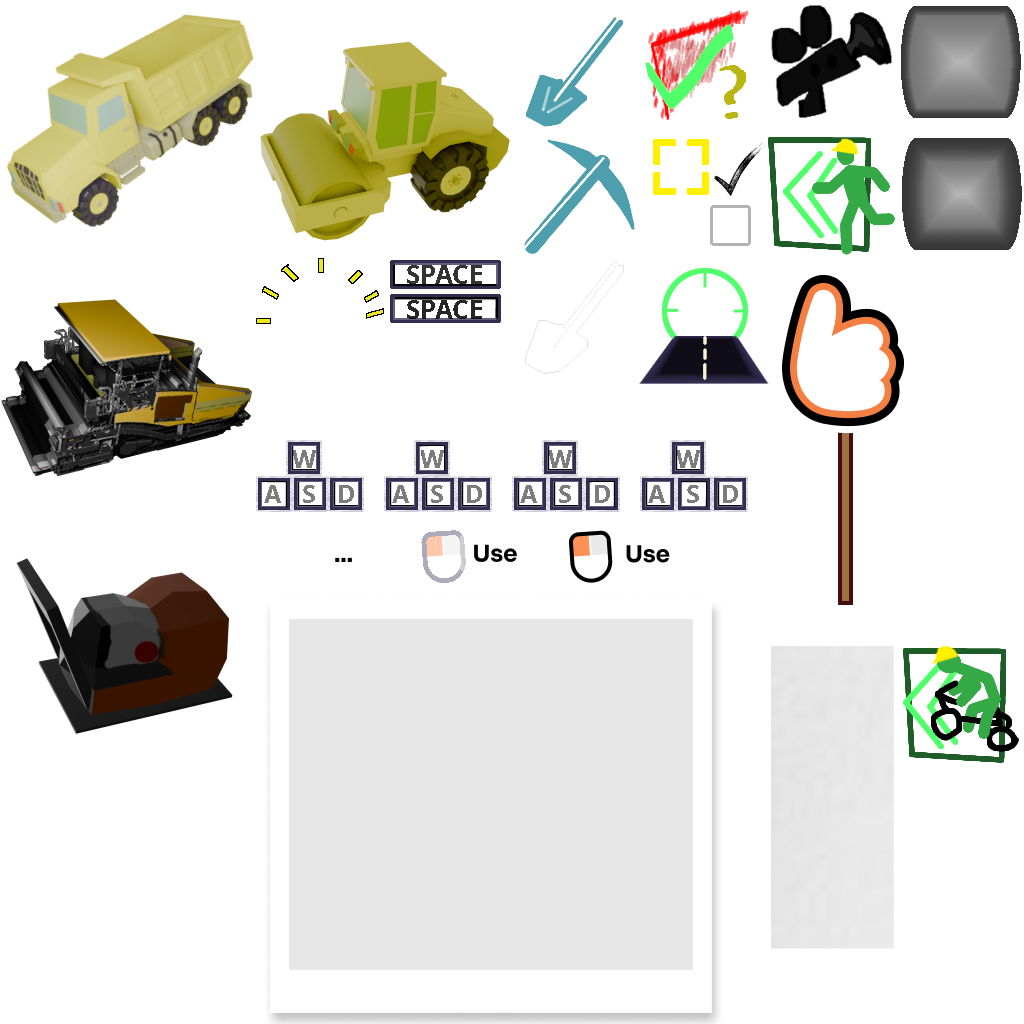
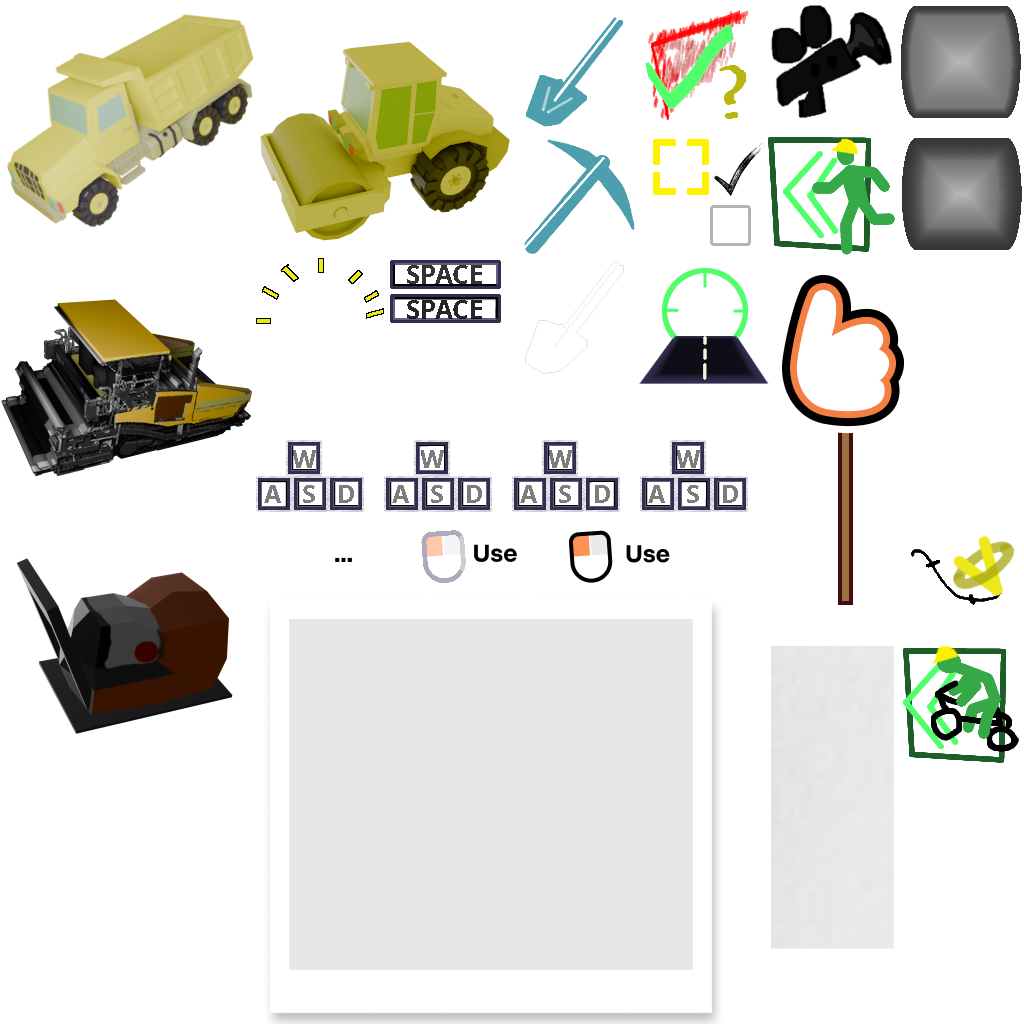
The second 1024x1024 image is a revision of the first. Changes to its layers:
added layer "trajectory_ring copy #1" (75%) above "trajectory_icon" over [952, 542, 1015, 590]
added layer "trajectory_icon" above "trajectory_path" over [953, 535, 1004, 597]
added layer "trajectory_path" above "trajectory_ring copy" over [911, 549, 1002, 605]
added layer "trajectory_ring copy" (75%) above "hungry lines" over [952, 540, 1013, 582]
